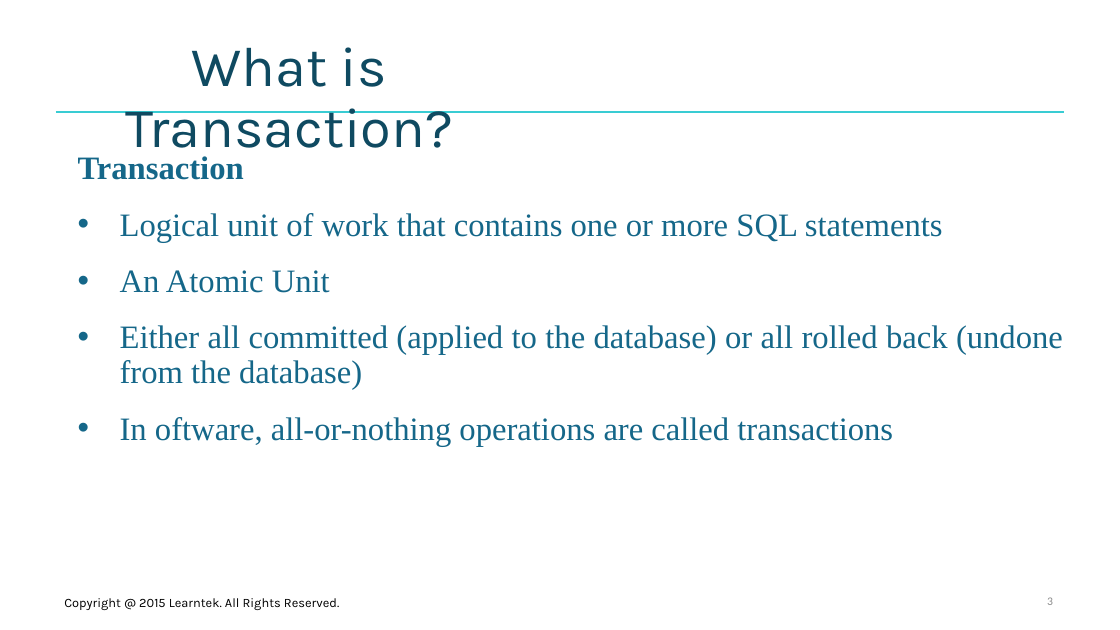
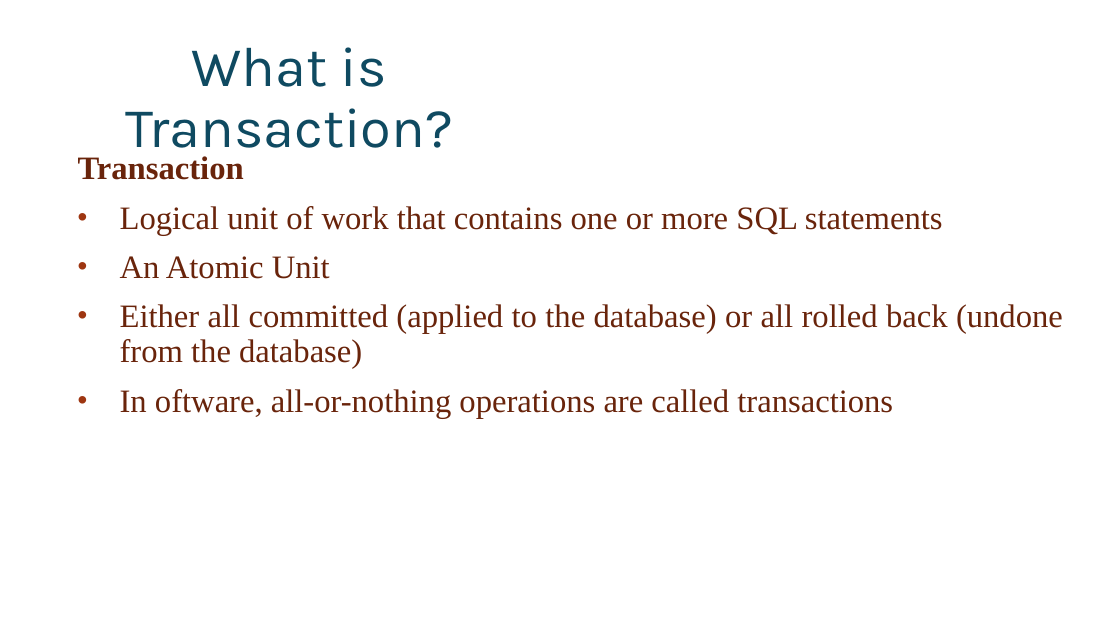
Before and after one commit to santoshkar/Spring, a slide deck: slide 3 of Presentations/Part-6-Spring Transaction.pptx. Drawn at 1120x630 pixels with LibreOffice and Linux fonts; fonts in the diff are those of the drawing; background and template pictures are left out. Boxes give left, top, right and bottom in pixels: in the first picture for what was removed or moved away, otherwise in the second. Text is boxed around its words. In the diff, an @@ line names an element or a change of style, - is before the commit and + after.

Commit message:
Removed learntek

```diff
--- a/Presentations/Part-6-Spring Transaction.pptx
+++ b/Presentations/Part-6-Spring Transaction.pptx
@@ line removed from (56, 112) to (1065, 112) @@
@@ subtitle "Transaction" at box(78, 156, 1063, 418): text colour #156789 to #69240C; less space between paragraphs @@
@@ page number: place and size @@
-page number at box(1047, 597, 1053, 605)
+page number at box(881, 394, 991, 453)
@@ page number at box(881, 394, 991, 453): size 10 to 28 pt, font Calibri to Arial Narrow, text colour #8C8C8C to #FFFFFF, bold on; alignment right to centre @@
@@ text removed at box(64, 598, 339, 610) @@
-Copyright @ 2015 Learntek. All Rights Reserved.
```
Also in this commit, not shown: 46 other slides changed, 1 slide added, 1 slide removed, 7 other files.
